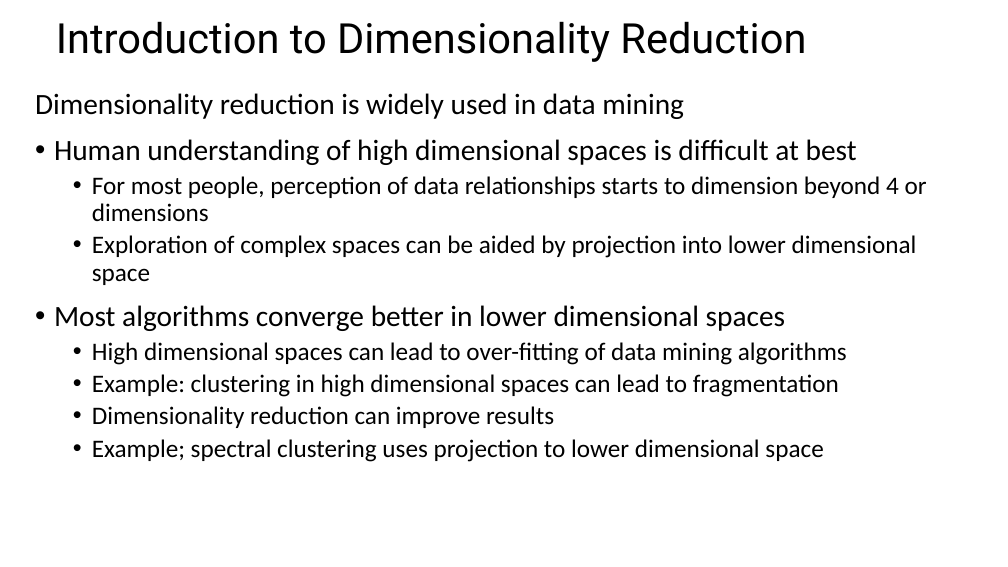
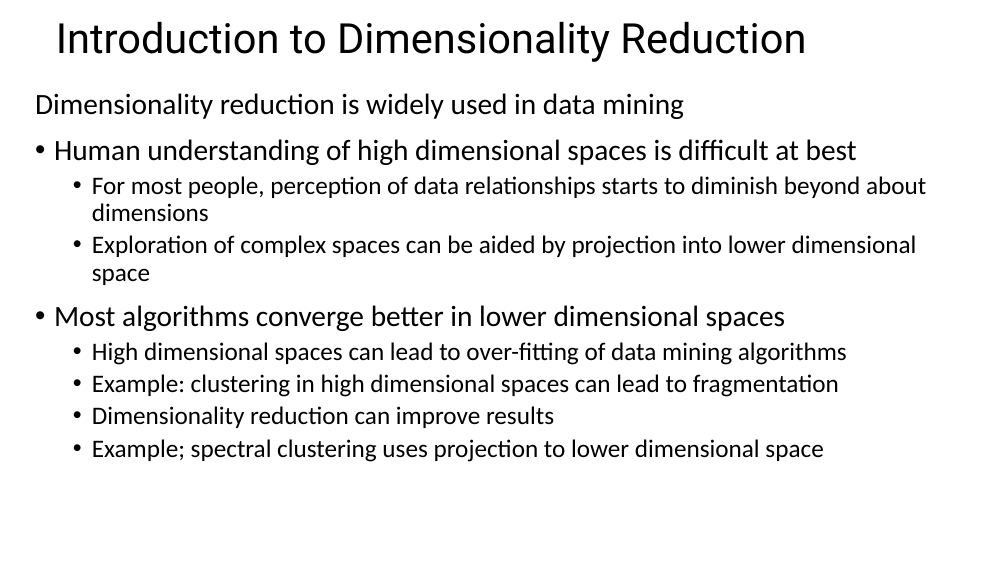
Before and after one commit to StephenElston/CSCI-E-108, a slide deck: slide 9 of slides/11_DimensionalityReduction_Part1.pptx (slide 3 before the commit). Drawn at 1008x567 pixels with LibreOffice and Linux fonts; fonts in the diff are those of the drawing. Boxes give left, top, right and bottom in pixels: in the first picture for what was removed or moved away, otherwise in the second. Text is boxed around its words. In the diff, an @@ line names an element or a change of style, - is before the commit and + after.

```diff
--- a/slides/11_DimensionalityReduction_Part1.pptx
+++ b/slides/11_DimensionalityReduction_Part1.pptx
@@ text at (92, 176, 926, 222): text changed @@
-  • For most people, perception of data relationships starts to dimension beyond 4 or dimensions
+  • For most people, perception of data relationships starts to diminish beyond about dimensions
```
Also in this commit, not shown: 14 other slides changed, 7 slides added.
